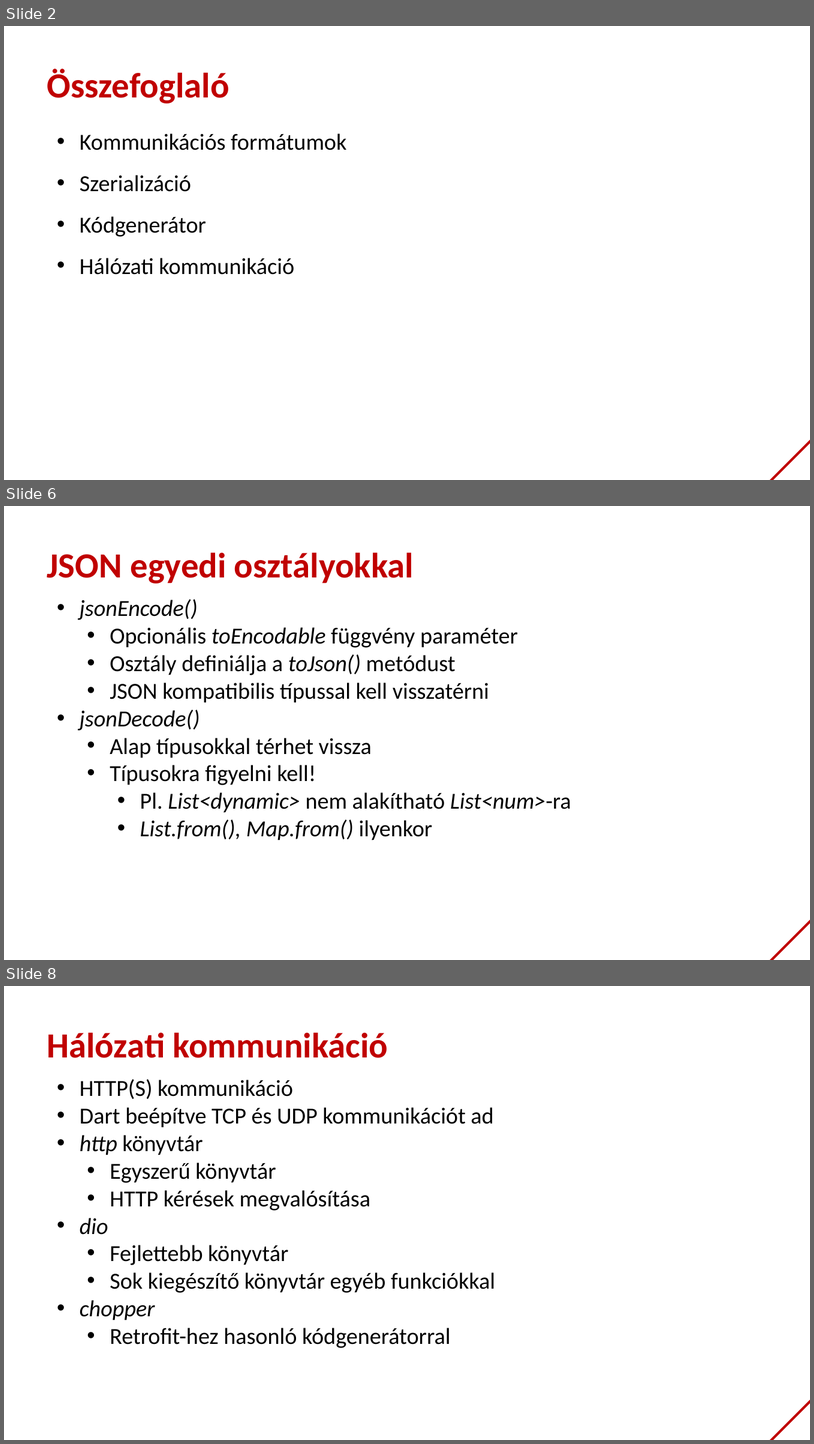
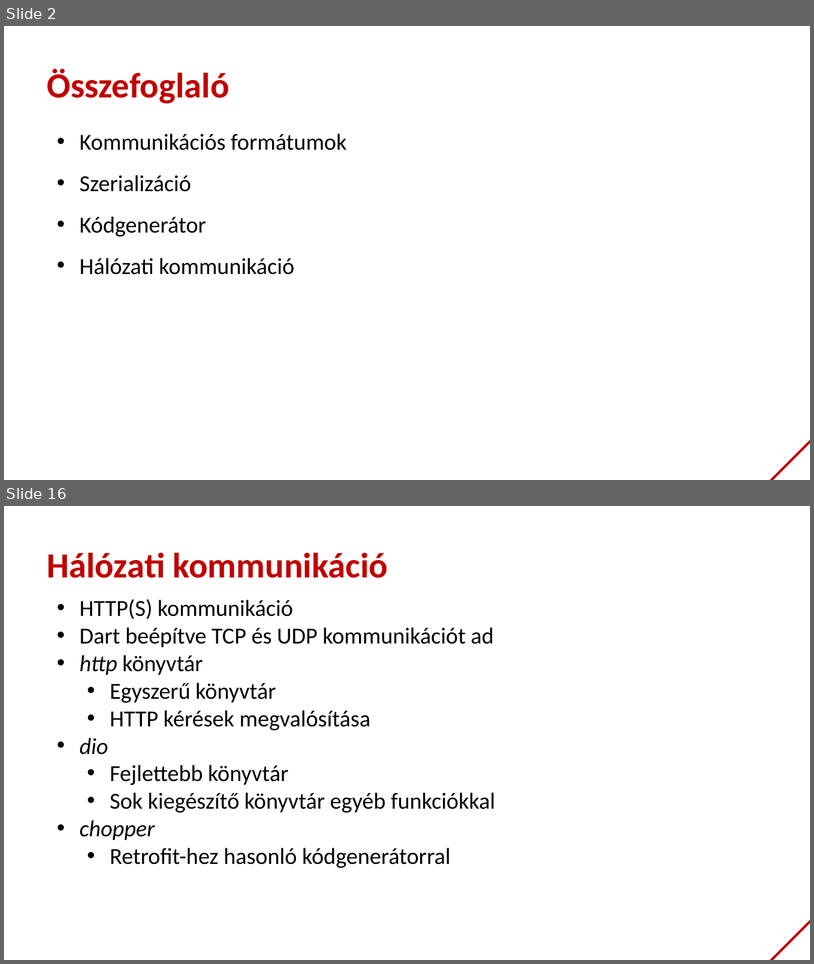
Before and after one commit to bmeaut/VIAUAV45, a slide deck: extras/lecture_08_2021.pptx. Shown one above the other, each under a label of ours: slides 2, 6 and 8 before the commit, slides 2 and 16 after it; the slides between them are not shown. The pictures are 814x1444 and 814x964 pixels, drawn with LibreOffice and Linux fonts; fonts in the diff are those of the drawing; background and template pictures are left out. Boxes give left, top, right and bottom in pixels: in the first picture for what was removed or moved away, otherwise in the second. Text is boxed around its words. In the diff, an @@ line names an element or a change of style, - is before the commit and + after.

```diff
--- a/extras/lecture_08_2021.pptx
+++ b/extras/lecture_08_2021.pptx
@@ slide 6 removed at <box>4,506,810,960</box>, background #FFFFFF; not listed: 1 template element that a slide beside it also shows @@
@@ text removed at <box>47,552,414,583</box> @@
-JSON egyedi osztályokkal
@@ text removed at <box>80,599,572,840</box> @@
-• jsonEncode()
-  • Opcionális toEncodable függvény paraméter
-  • Osztály definiálja a toJson() metódust
-  • JSON kompatibilis típussal kell visszatérni
-• jsonDecode()
-  • Alap típusokkal térhet vissza
-  • Típusokra figyelni kell!
-    • Pl. List<dynamic> nem alakítható List<num>-ra
-    • List.from(), Map.from() ilyenkor
@@ what was slide 8 is now slide 16 @@
```
Also in this commit, not shown: 4 slides changed, 9 slides added.
